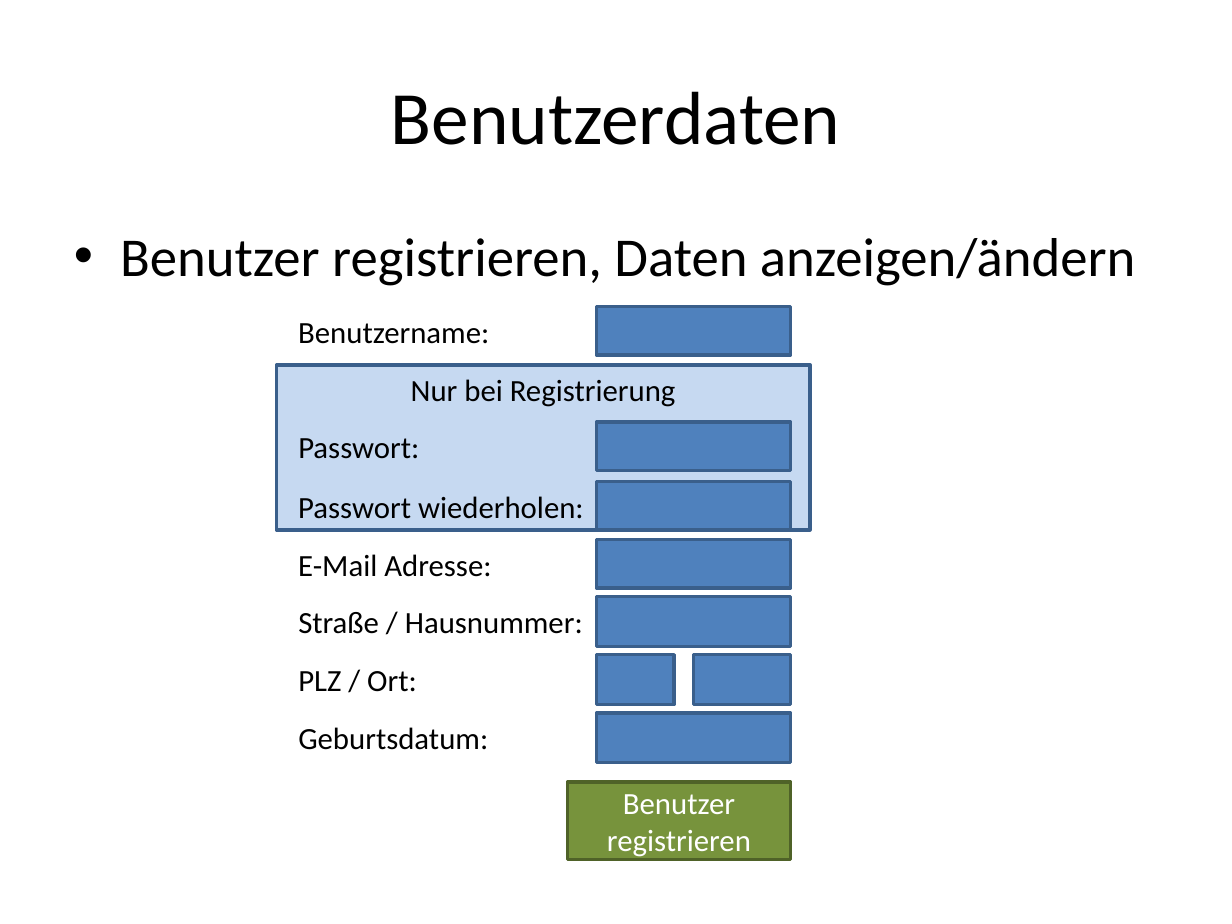
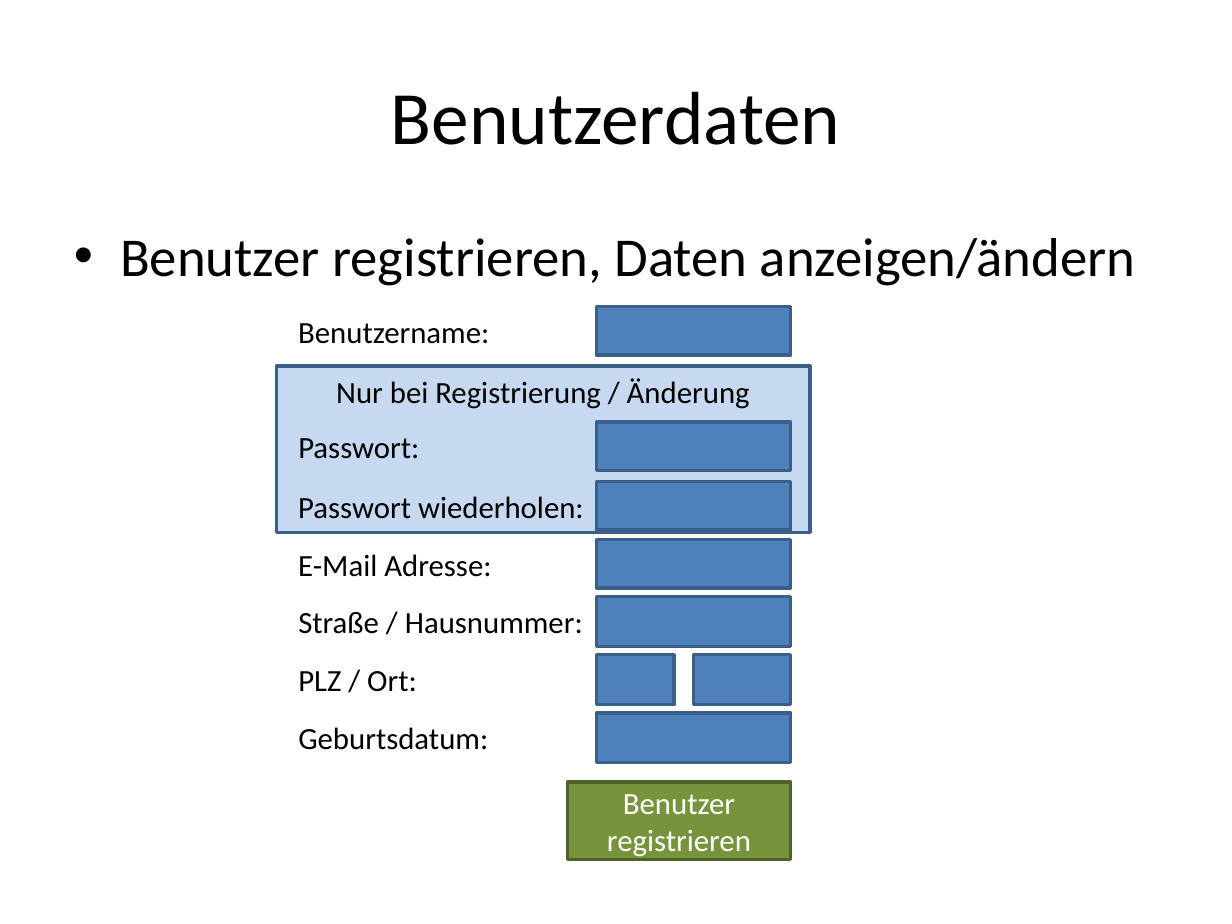
Before and after one commit to silkslostsoul/Eventalizer, a slide deck: slide 2 of Dokumente/Masken Mock-Ups.pptx. Drawn at 1232x924 pixels with LibreOffice and Linux fonts; fonts in the diff are those of the drawing. Boxes give left, top, right and bottom in pixels: in the first picture for what was removed or moved away, otherwise in the second. Text is boxed around its words. In the diff, an @@ line names an element or a change of style, - is before the commit and + after.

```diff
--- a/Dokumente/Masken Mock-Ups.pptx
+++ b/Dokumente/Masken Mock-Ups.pptx
@@ text in rectangle at [336,378,750,409]: text changed @@
-Nur bei Registrierung
+Nur bei Registrierung / Änderung
```
